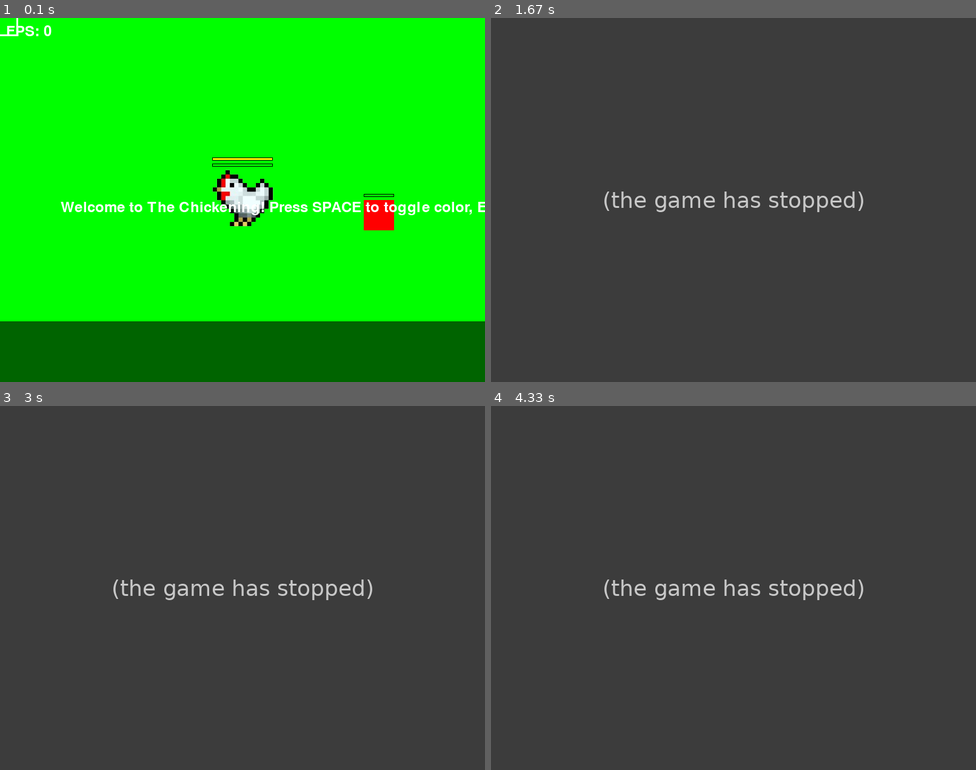
Above: before the commit, frames 1-4 (two rows, left to right).
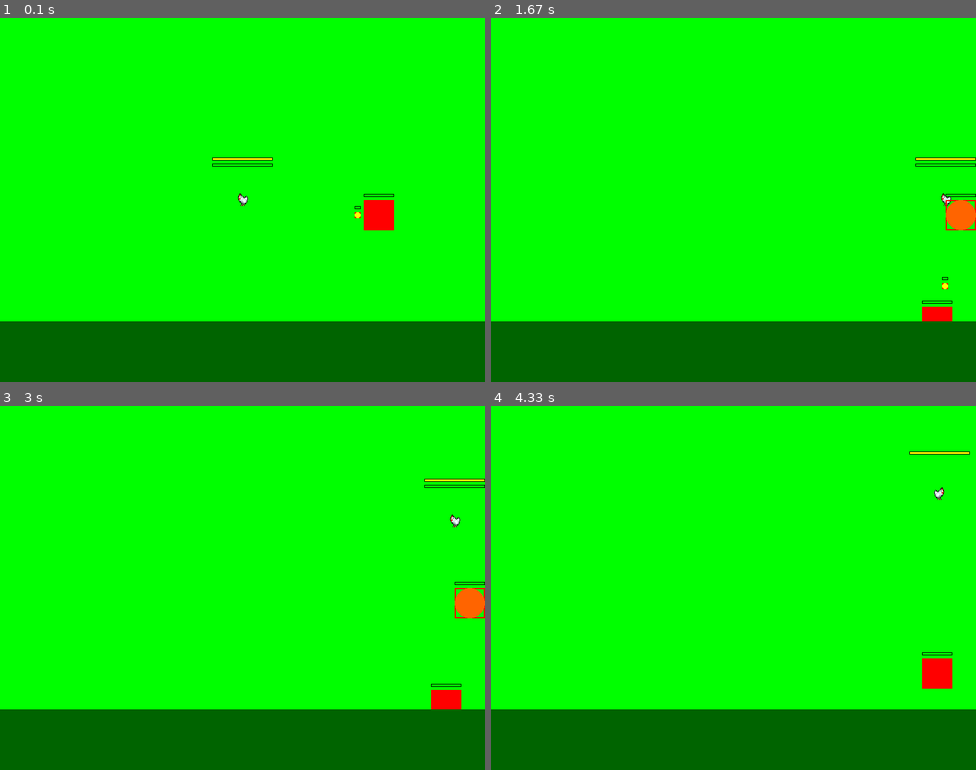
Above: after the commit, the same moments.

Repository: Zakihung/The-Chickening
Game: pygame game, started from main.py
Two runs of this game, one before a commit and one after it. Both use one fixed random seed, a clock stepped at 60 frames per second and the inputs below.
Inputs:
- Up to frame 1 (0.1 s): no input
- Up to frame 2 (1.67 s): hold Space 0.33-0.8 s; hold Right 0.33-0.8 s; hold J 0.83-1.3 s; hold Right 0.83-1.3 s; hold L from 1.33 s (still down); hold Right from 1.33 s (still down)
- Up to frame 3 (3 s): release L at 1.8 s; release Right at 1.8 s; tap W at 1.83 s; hold Up from 2.67 s (still down)
- Up to frame 4 (4.33 s): release Up at 3.13 s; hold Left 3.67-4.2 s

The runs differ from the first frame. In frame 1, 2.4% of the frame differs, in the area x 0-100%, y 0-58%; in frame 2, 100%, in the area x 0-100%, y 0-100%; in frame 3, 100%; in frame 4, 100%.
Error before the commit: AttributeError: 'Player' object has no attribute 'screen' (player.py line 217); the game stopped at 1.33 s (later frames are placeholders)

Commit message:
Clean up and fix code to Day 26 consistency

Diff:
--- a/main.py
+++ b/main.py
@@ -1,12 +1,8 @@
 import pygame
 from modules.utils.constants import (
-    SCREEN_WIDTH, SCREEN_HEIGHT, FPS, COLOR_BLACK, COLOR_WHITE, COLOR_RED
+    SCREEN_WIDTH, SCREEN_HEIGHT, FPS, COLOR_BLACK, COLOR_WHITE
 )
 from modules.screens.game_screen import GameScreen
-from modules.utils.helpers import rect_collision
-import json
-from modules.utils.constants import ASSETS_PATH
-
 
 def main():
     # Khởi tạo Pygame
@@ -26,54 +22,38 @@
         pygame.quit()
         return
 
-    # Biến chạy game và test
+    # Biến chạy game
     running = True
-    background_color = COLOR_BLACK  # Màu nền mặc định
-
-    # Font cho text và FPS
-    font = pygame.font.SysFont(None, 36)
 
     # Game loop chính
     while running:
-        # Xử lý events (sự kiện)
+        delta_time = clock.get_time() / 1000.0  # Seconds since last frame
+
+        # Xử lý events
         for event in pygame.event.get():
             if event.type == pygame.QUIT:
                 running = False
             if event.type == pygame.KEYDOWN:
                 if event.key == pygame.K_ESCAPE:
                     running = False
-                if event.key == pygame.K_SPACE:  # Test basic input: Thay đổi màu nền
-                    background_color = COLOR_RED if background_color == COLOR_BLACK else COLOR_BLACK
 
-        # Update logic (sẽ thêm sau)
-        # Hiện tại để trống
-        # Lấy mouse pos cho test
-        mouse_pos = pygame.mouse.get_pos()
+        # Lấy keys
+        keys = pygame.key.get_pressed()
 
-        # Draw/render (vẽ màn hình)
+        # Update game_screen với delta_time và keys
+        game_screen.update(delta_time, keys)
+
+        # Draw
         game_screen.draw_background()
-        game_screen.draw_test_sprite()
-        game_screen.draw_test_collision(mouse_pos)
 
-        # Vẽ text welcome
-        text = font.render("Welcome to The Chickening! Press SPACE to toggle color, ESC to quit.", True, COLOR_WHITE)
-        screen.blit(text, (SCREEN_WIDTH // 2 - 300, SCREEN_HEIGHT // 2))
-
-        # Vẽ FPS counter ở góc trên trái
-        fps_text = font.render(f"FPS: {int(clock.get_fps())}", True, COLOR_WHITE)
-        screen.blit(fps_text, (10, 10))
-
-        # Flip display để cập nhật
+        # Flip display
         pygame.display.flip()
 
         # Giới hạn FPS
         clock.tick(FPS)
 
-        delta_time = clock.get_time() / 1000.0  # Seconds since last frame
-
-    # Quit Pygame khi thoát loop
+    # Quit Pygame
     pygame.quit()
-
 
 if __name__ == "__main__":
     main()
--- a/modules/entities/enemy.py
+++ b/modules/entities/enemy.py
@@ -65,7 +65,8 @@
                     offset = math.sin(
                         self.time * self.zigzag_frequency) * self.zigzag_amplitude / dist  # Scale với dist
                     self.direction = pygame.Vector2(base_dir.x, base_dir.y + offset)
-                    self.direction.normalize_ip() if self.direction.length() > 0 else None
+                    if self.direction.length() > 0:
+                        self.direction.normalize_ip()
                     self.speed = ENEMY_SPEED_BASE * 1.5  # Tốc độ nhanh hơn cho runner
 
                     # Attack nếu trong range (placeholder damage)
@@ -73,33 +74,24 @@
                         player.take_damage(self.attack_damage)
                         # Cooldown attack sau
 
-                else:
-                    # Fallback random nếu không phải runner
-                    self.direction_change_timer -= delta_time
-                    if self.direction_change_timer <= 0:
-                        angle = random.uniform(0, 2 * math.pi)
-                        self.direction = pygame.Vector2(math.cos(angle), math.sin(angle))
-                        self.direction_change_timer = random.uniform(1, 2)
-
-                if self.type == 'archer':
+                elif self.type == 'archer':
                     # Archer AI: Giữ khoảng cách, né nếu gần, bắn nếu trong range
-                    if dist > 0:
-                        if dist < self.min_distance:
-                            # Né: Di chuyển ngược direction tới player
-                            self.direction = -base_dir
-                        elif dist > self.max_distance:
-                            # Áp sát nhẹ để vào range bắn
-                            self.direction = base_dir
-                        else:
-                            # Giữ vị trí, bắn
-                            self.direction = pygame.Vector2(0, 0)  # Dừng di chuyển
-                            if self.shoot_cooldown <= 0:
-                                # Spawn arrow hướng tới player
-                                arrow_dir = base_dir
-                                arrow = Projectile(self.rect.centerx, self.rect.centery, arrow_dir, 'ranged',
-                                                   self.arrow_damage, self.arrow_speed)
-                                self.projectiles.append(arrow)
-                                self.shoot_cooldown = 1.5  # Reset cooldown
+                    if dist < self.min_distance:
+                        # Né: Di chuyển ngược direction tới player
+                        self.direction = -base_dir
+                    elif dist > self.max_distance:
+                        # Áp sát nhẹ để vào range bắn
+                        self.direction = base_dir
+                    else:
+                        # Giữ vị trí, bắn
+                        self.direction = pygame.Vector2(0, 0)  # Dừng di chuyển
+                        if self.shoot_cooldown <= 0:
+                            # Spawn arrow hướng tới player
+                            arrow_dir = base_dir
+                            arrow = Projectile(self.rect.centerx, self.rect.centery, arrow_dir, 'ranged',
+                                               self.arrow_damage, self.arrow_speed)
+                            self.projectiles.append(arrow)
+                            self.shoot_cooldown = 1.5  # Reset cooldown
 
                     # Update cooldown
                     if self.shoot_cooldown > 0:
@@ -112,6 +104,13 @@
                         if not proj.alive:
                             self.projectiles.remove(proj)
 
+                else:
+                    # Fallback random cho type khác
+                    self.direction_change_timer -= delta_time
+                    if self.direction_change_timer <= 0:
+                        angle = random.uniform(0, 2 * math.pi)
+                        self.direction = pygame.Vector2(math.cos(angle), math.sin(angle))
+                        self.direction_change_timer = random.uniform(1, 2)
 
         else:
             # No player: Random AI
@@ -140,3 +139,7 @@
         else:
             pygame.draw.rect(screen, color, self.rect)
         super().draw(screen)  # HP bar
+
+        # Vẽ projectiles của enemy
+        for proj in self.projectiles:
+            proj.draw(screen)
--- a/modules/entities/player.py
+++ b/modules/entities/player.py
@@ -3,10 +3,11 @@
 from modules.entities.base_entity import BaseEntity
 from modules.utils.constants import (
     PLAYER_HP_DEFAULT, PLAYER_SPEED_DEFAULT, EGGNERGY_MAX, DODGE_COOLDOWN,
-    SCREEN_WIDTH, SCREEN_HEIGHT, COLOR_YELLOW, COLOR_BLACK, COLOR_RED, COLOR_BLUE,
+    SCREEN_WIDTH, SCREEN_HEIGHT, COLOR_YELLOW, COLOR_BLACK, COLOR_RED,
     MELEE_RANGE, PLAYER_DAMAGE_DEFAULT, RANGED_RANGE, BOMB_DAMAGE, BOMB_AOE_RADIUS, BOMB_LIMIT
 )
 from modules.entities.projectile import Projectile
+from modules.utils.helpers import rect_collision
 
 class Player(BaseEntity):
     def __init__(self):
@@ -14,7 +15,6 @@
         Class cho nhân vật chính: Gà con.
         Kế thừa từ BaseEntity, set vị trí giữa màn, load sprite.
         """
-        # Gọi super init với vị trí giữa màn, kích thước sprite
         super().__init__(
             x=SCREEN_WIDTH // 2 - 50,  # Trung tâm x
             y=SCREEN_HEIGHT // 2 - 50,  # Trung tâm y
@@ -34,37 +34,29 @@
 
         # Thuộc tính player-specific
         self.eggnergy = EGGNERGY_MAX  # Năng lượng cho bắn lông
-        self.dodge_cooldown = 0  # Cooldown dodge (milliseconds)
-        self.dodge_duration = 0  # Thời gian dodge active (cho invincible)
-        # Attacks placeholder (sẽ thêm sau)
-        self.melee_damage = 10
-        self.ranged_damage = 15
-        self.bomb_damage = 50
-        self.bomb_count = 3  # Hạn chế trứng nổ
         self.invincible = False  # Flag invincible trong dodge
         self.dodge_speed_multiplier = 2  # Tăng speed gấp 2 khi dodge
         self.dodge_duration = 0  # Timer duration (seconds)
         self.dodge_cooldown_timer = 0  # Timer cooldown (seconds)
-        self.melee_cooldown = 0  # Cooldown attack (seconds, ví dụ 0.5s để tránh spam)
+        self.melee_cooldown = 0  # Cooldown attack (seconds)
         self.melee_duration = 0  # Duration active hitbox (short, 0.2s)
         self.melee_damage = PLAYER_DAMAGE_DEFAULT  # Sát thương từ constants
         self.melee_hitbox = None  # Rect cho hitbox attack
-        self.ranged_cooldown = 0  # Cooldown bắn (seconds, ví dụ 0.3s)
+        self.ranged_cooldown = 0  # Cooldown bắn (seconds)
         self.ranged_cost = 10  # Eggnergy consume mỗi shot
-        self.projectiles = []  # List placeholder cho projectiles (dict với position, direction)
-        self.bomb_cooldown = 0  # Cooldown đẻ bomb (seconds, ví dụ 1s)
+        self.projectiles = []  # List Projectile instances
+        self.bomb_cooldown = 0  # Cooldown đẻ bomb (seconds)
         self.bomb_max = BOMB_LIMIT  # Limit max từ constants (3)
         self.bomb_current = self.bomb_max  # Số bomb hiện có
-        self.bombs = []  # List placeholder cho bombs (dict với rect, timer explode, exploded flag)
-        self.bomb_explode_delay = 2  # 2s delay trước explode
-        self.enemies = []  # Placeholder list enemies để test collision (sẽ từ level_manager sau)
+        self.bomb_regen_timer = 0  # Timer regen bomb
+        self.enemies = []  # List enemies để check collision
 
     def update(self, delta_time, keys):
         """
-        Override update: Xử lý input di chuyển chi tiết, dodge đầy đủ.
+        Override update: Xử lý input di chuyển, attacks, dodge.
         :param keys: pygame.key.get_pressed() để check input
         """
-        super().update(delta_time)  # Gọi base update (di chuyển và clamp)
+        super().update(delta_time)
 
         # Xử lý input di chuyển
         self.direction = pygame.Vector2(0, 0)
@@ -87,16 +79,23 @@
 
         # Dodge roll logic
         if keys[pygame.K_SPACE] and self.dodge_cooldown_timer <= 0 and self.dodge_duration <= 0:
-            # Bắt đầu dodge nếu có direction (không đứng yên)
             if self.direction.length() > 0:
                 self.dodge_duration = 0.5  # 0.5s dodge active
                 self.dodge_cooldown_timer = DODGE_COOLDOWN / 1000.0  # 1s cooldown
                 self.invincible = True
                 self.speed *= self.dodge_speed_multiplier  # Tăng speed
 
+        # Update dodge timers
+        if self.dodge_duration > 0:
+            self.dodge_duration -= delta_time
+            if self.dodge_duration <= 0:
+                self.invincible = False
+                self.speed /= self.dodge_speed_multiplier
+        if self.dodge_cooldown_timer > 0:
+            self.dodge_cooldown_timer -= delta_time
+
         # Melee attack logic (key J)
         if keys[pygame.K_j] and self.melee_cooldown <= 0 and self.melee_duration <= 0:
-            # Bắt đầu melee nếu có direction
             if self.direction.length() > 0:
                 self.melee_duration = 0.2  # 0.2s active
                 self.melee_cooldown = 0.5  # 0.5s cooldown
@@ -107,7 +106,20 @@
                     self.rect.centery + hitbox_offset.y - 25,
                     50, 50  # Kích thước hitbox nhỏ
                 )
-                # TODO: Check collision với enemies và apply damage (khi có enemy)
+
+        # Check melee collision với enemies
+        if self.melee_hitbox:
+            for enemy in self.enemies:
+                if rect_collision(self.melee_hitbox, enemy.rect):
+                    enemy.take_damage(self.melee_damage)
+
+        # Update melee timers
+        if self.melee_duration > 0:
+            self.melee_duration -= delta_time
+            if self.melee_duration <= 0:
+                self.melee_hitbox = None
+        if self.melee_cooldown > 0:
+            self.melee_cooldown -= delta_time
 
         # Ranged attack logic (key K)
         if keys[pygame.K_k] and self.ranged_cooldown <= 0 and self.eggnergy >= self.ranged_cost:
@@ -117,39 +129,9 @@
                 proj = Projectile(self.rect.centerx, self.rect.centery, self.direction, 'ranged', 15, 10)
                 self.projectiles.append(proj)
 
-        # Update cooldown
+        # Update ranged cooldown
         if self.ranged_cooldown > 0:
             self.ranged_cooldown -= delta_time
-
-        # Update projectiles placeholder (di chuyển, remove nếu out screen)
-        for proj in self.projectiles[:]:
-            # Di chuyển projectile
-            proj['rect'].x += proj['dir'].x * proj['speed']
-            proj['rect'].y += proj['dir'].y * proj['speed']
-
-            # Tính khoảng cách đã bay từ vị trí bắn ban đầu
-            distance_traveled = (
-                                        (proj['rect'].centerx - self.rect.centerx) ** 2 +
-                                        (proj['rect'].centery - self.rect.centery) ** 2
-                                ) ** 0.5
-
-            # Nếu vượt quá tầm bắn HOẶC ra khỏi màn hình → xóa
-            if distance_traveled > RANGED_RANGE or \
-                    not (0 < proj['rect'].centerx < SCREEN_WIDTH and 0 < proj['rect'].centery < SCREEN_HEIGHT):
-                self.projectiles.remove(proj)
-
-        for proj in self.projectiles[:]:
-            proj.update(delta_time)
-            # Check collision với placeholder enemies
-            proj.check_collision(self.enemies)  # Pass list enemies
-            if not proj.alive:
-                self.projectiles.remove(proj)
-
-        self.bomb_regen_timer = getattr(self, 'bomb_regen_timer', 0)
-        self.bomb_regen_timer += delta_time
-        if self.bomb_regen_timer >= 10 and self.bomb_current < self.bomb_max:
-            self.bomb_current += 1
-            self.bomb_regen_timer = 0
 
         # Bomb attack logic (key L)
         if keys[pygame.K_l] and self.bomb_cooldown <= 0 and self.bomb_current > 0:
@@ -163,39 +145,24 @@
             proj = Projectile(start_x, start_y, self.direction, 'bomb', BOMB_DAMAGE, 5, BOMB_AOE_RADIUS)
             self.projectiles.append(proj)
 
-        # Update cooldown
+        # Update bomb cooldown
         if self.bomb_cooldown > 0:
             self.bomb_cooldown -= delta_time
 
-        # Update bombs placeholder (countdown timer, explode khi =0)
-        for bomb in self.bombs[:]:
-            bomb['timer'] -= delta_time
-            if bomb['timer'] <= 0 and not bomb['exploded']:
-                bomb['exploded'] = True
-                # Explode logic: Tạo AOE circle, apply damage trong radius (placeholder)
-                # TODO: Check entities trong BOMB_AOE_RADIUS và damage
-                # Remove sau explode (hoặc delay để vẽ effect)
-                self.bombs.remove(bomb)
-                # Regen bomb_current placeholder (ví dụ: regen chậm)
-            # Placeholder regen bomb_current (tăng 1 mỗi 10s, max limit)
-        if len(self.bombs) < self.bomb_max:
-            # Regen logic đơn giản (sẽ refine sau)
-            pass
-
-        # Update timers
-        if self.melee_duration > 0:
-            self.melee_duration -= delta_time
-            if self.melee_duration <= 0:
-                self.melee_hitbox = None
-        if self.melee_cooldown > 0:
-            self.melee_cooldown -= delta_time
-
+        # Update projectiles
         for proj in self.projectiles[:]:
             proj.update(delta_time)
+            proj.check_collision(self.enemies)  # Check hit enemies
             if not proj.alive:
                 self.projectiles.remove(proj)
 
-        # Regen eggnergy placeholder
+        # Regen bomb_current (mỗi 10s)
+        self.bomb_regen_timer += delta_time
+        if self.bomb_regen_timer >= 10 and self.bomb_current < self.bomb_max:
+            self.bomb_current += 1
+            self.bomb_regen_timer = 0
+
+        # Regen eggnergy
         self.eggnergy = min(self.eggnergy + 10 * delta_time, EGGNERGY_MAX)
 
     def draw(self, screen):
@@ -210,16 +177,18 @@
         else:
             super().draw(screen)  # Bình thường
 
+        # Vẽ melee hitbox nếu active
         if self.melee_hitbox:
             pygame.draw.rect(screen, COLOR_RED, self.melee_hitbox, 2)
 
+        # Vẽ projectiles
         for proj in self.projectiles:
-            proj.draw(self.screen)
+            proj.draw(screen)
 
-        # Vẽ eggnergy bar (giữ nguyên)
+        # Vẽ eggnergy bar
         energy_ratio = self.eggnergy / EGGNERGY_MAX
         bar_width = self.rect.width * energy_ratio
-        energy_bar_rect = pygame.Rect(self.rect.x, self.rect.y - 20, bar_width, 5)
+        energy_bar_rect = pygame.Rect(self.rect.x, self.rect.y - 20, bar_width, 5)  # Dưới HP bar
         pygame.draw.rect(screen, COLOR_YELLOW, energy_bar_rect)
         full_bar_rect = pygame.Rect(self.rect.x, self.rect.y - 20, self.rect.width, 5)
         pygame.draw.rect(screen, COLOR_BLACK, full_bar_rect, 1)
--- a/modules/screens/game_screen.py
+++ b/modules/screens/game_screen.py
@@ -1,10 +1,6 @@
 # modules/screens/game_screen.py
 import pygame
 from modules.utils.constants import SCREEN_WIDTH, SCREEN_HEIGHT, COLOR_GREEN
-from modules.utils.helpers import rect_collision
-import json
-from modules.utils.constants import ASSETS_PATH  # Nếu cần, nhưng chưa dùng
-from modules.entities.base_entity import BaseEntity
 from modules.entities.player import Player
 from modules.entities.enemy import Enemy
 
@@ -12,53 +8,22 @@
     def __init__(self, screen):
         self.screen = screen
         self.background_color = COLOR_GREEN
-        # Load sprite test
-        self.chicken_sprite = pygame.image.load('assets/images/player/chicken.png')  # Đường dẫn tương đối từ root
-        self.chicken_rect = self.chicken_sprite.get_rect(center=(SCREEN_WIDTH // 2, SCREEN_HEIGHT // 2))  # Vị trí giữa màn
         self.player = Player()
-        self.test_enemy = BaseEntity(600, 300, 50, 50, hp=50, speed=0)  # Enemy tĩnh để test hit
         self.test_enemy = Enemy(600, 300, 'archer')  # Type 'archer' để test
-        self.player.enemies = [self.test_enemy]  # Giữ cho projectile hit enemy
+        self.player.enemies = [self.test_enemy]  # Để projectile hit enemy
+
+    def update(self, delta_time, keys):
+        """Update entities với delta_time và keys."""
+        self.player.update(delta_time, keys)
+        self.test_enemy.update(delta_time, self.player)
+
+        # Test damage nếu không invincible (optional, có thể xóa sau)
+        if not self.player.invincible:
+            self.player.take_damage(0.1)  # Test HP giảm chậm
 
     def draw_background(self):
+        """Draw background và entities."""
         self.screen.fill(self.background_color)
-        with open('data/items.json', 'r', encoding='utf-8') as f:
-            items_data = json.load(f)
-            print(items_data['items'][0])  # In item đầu tiên để test
-
-        with open('data/skills.json', 'r', encoding='utf-8') as f:
-            skills_data = json.load(f)
-            print(skills_data['branches']['melee']['skills'][0])  # Test skill
-        with open('data/levels.json', 'r', encoding='utf-8') as f:
-            levels_data = json.load(f)
-            print(levels_data['levels'][0])  # In level đầu tiên để test
-        # Lấy keys cho input
-        keys = pygame.key.get_pressed()
-        # Update và draw player
-        delta_time = 1 / 60  # Giả, sau dùng thực từ clock
-        self.player.update(delta_time, keys)
         self.player.draw(self.screen)
-        self.player.take_damage(0.1)  # Test giảm HP chậm để thấy bar
-
-        keys = pygame.key.get_pressed()
-        self.player.update(delta_time, keys)
-        self.player.draw(self.screen)
-        self.test_enemy.update(delta_time, self.player)
         self.test_enemy.draw(self.screen)
-        # Test damage chỉ nếu không invincible
-        if not self.player.invincible:
-            self.player.take_damage(0.1)  # Test HP giảm chậm, nhưng skip khi dodge
-        pygame.draw.rect(self.screen, (0, 100, 0), (0, SCREEN_HEIGHT - 100, SCREEN_WIDTH, 100))
-
-    def draw_test_sprite(self):
-        """Hàm vẽ sprite test (gà con)."""
-        self.screen.blit(self.chicken_sprite, self.chicken_rect)
-
-    def draw_test_collision(self, mouse_pos):
-        """Test collision: Vẽ rect theo mouse, check va chạm với chicken."""
-        test_rect = pygame.Rect(mouse_pos[0] - 25, mouse_pos[1] - 25, 50, 50)  # Rect 50x50 quanh mouse
-        if rect_collision(test_rect, self.chicken_rect):
-            color = (255, 0, 0)  # Đỏ nếu collide
-        else:
-            color = (255, 255, 255)  # Trắng nếu không
-        pygame.draw.rect(self.screen, color, test_rect, 3)  # Vẽ viền dày 3px
+        pygame.draw.rect(self.screen, (0, 100, 0), (0, SCREEN_HEIGHT - 100, SCREEN_WIDTH, 100))  # Grass placeholder
